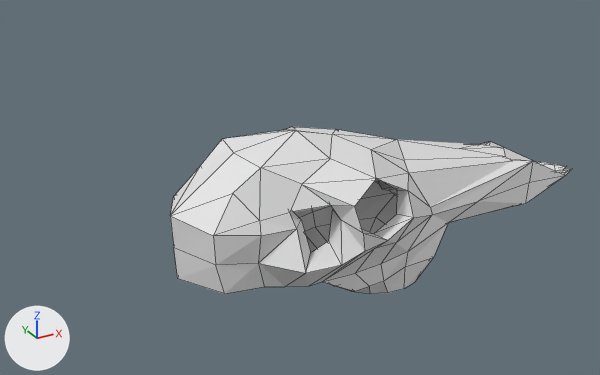
Two versions of the Blender file Models/Skull.blend, one commit apart.
The view is the same before and after, from a 50 mm lens placed at (-2.34, -3.95, 2.66), pointed at (-0.07, 0.18, 0.59). Every picture has the same lights, and +X, +Y and +Z are marked at lower left. Mesh edges are drawn as thin lines.

The scene before the commit, as lines of its bpy script (objects in view):
```python
me_cube_002 = bpy.data.meshes.new('Cube.002')
me_cube_002.from_pydata(...)  # 119 vertices, 112 faces, 1 loose edge; spans x 0.0..2.08, y -3.25..6.82, z -1.68..1.86
ob_cube = bpy.data.objects.new('Cube', me_cube_002)
ob_cube.location = (0.0, 0.0, 0.485)
ob_cube.rotation_euler = (-6.283, 0.0, -1.571)  # degrees (-360, 0, -90)
ob_cube.scale = (0.302, 0.302, 0.302)
_m = ob_cube.modifiers.new('Mirror', 'MIRROR')
_m.use_clip = True
```
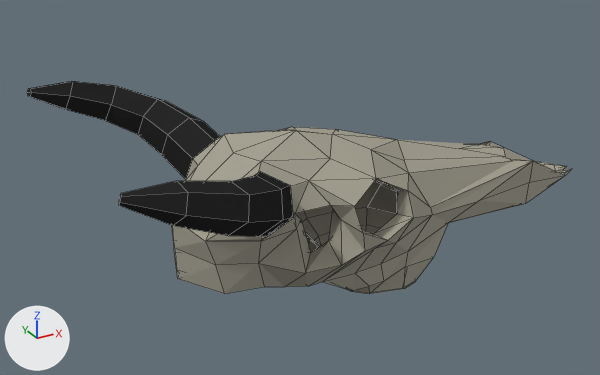
Patch to the scene script:
```diff
--- a/Models/Skull.blend.py
+++ b/Models/Skull.blend.py
@@ mat_horn @@
+mat_horn = diffuse_material('Horn')
+mat_horn.base_color = (0.0227, 0.0227, 0.0227)  # black #2a2a2a
@@ mat_skull @@
+mat_skull = diffuse_material('Skull')
+mat_skull.base_color = (0.389, 0.373, 0.303)  # grey #a8a496
@@ me_cube_002 @@
 # used by ob_cube; location = (0.0, 0.0, 0.485); rotation_euler = (-6.283, 0.0, -1.571), in degrees (-360, 0, -90); scale = (0.302, 0.302, 0.302)
-me_cube_002.from_pydata(...)  # 119 vertices, 112 faces, 1 loose edge; spans x 0.0..2.08, y -3.25..6.82, z -1.68..1.86
+me_cube_002.from_pydata(...)  # 204 vertices, 215 faces, 1 loose edge; spans x 0.0..3.24, y -4.95..6.82, z -1.68..2.57
+# me_cube_002 part 1
+# 12 vertices are removed from x 0.22..1.3, y -2.05..2.24, z -1.61..1.31
+# 27 faces are deleted
+# 4 vertices move from x 0.74..1.3, y -2.82..-0.06, z -1.15..1.62 to x 0.68..1.15, y -2.97..-0.04, z -1.23..1.73
+# 97 vertices are added at x 0.0..3.24, y -4.95..2.38, z -1.67..2.57
+# 99 new faces join them, mat_skull (grey #a8a496)
+# 31 new faces join them, mat_horn (black #2a2a2a)
+# me_cube_002 part 2: 85 faces spanning x 0.0..2.08, y -3.25..6.82, z -1.68..1.86 switch from no material to mat_skull (grey #a8a496)
+me_cube_002.materials.append(mat_horn)  # black #2a2a2a
```

Where the change shows, as pixel boxes (x1, y1, x2, y2) in the pictures (600 x 375 px):
'Cube', reshaped (36% wider, 27% taller)
    before: (170, 127, 571, 294)
    after: (27, 81, 571, 294)
part 1 of me_cube_002, built on
    before: (213, 127, 405, 294)
    after: (27, 81, 405, 294)
part 2 of me_cube_002, recoloured
    both: (171, 127, 571, 294)
